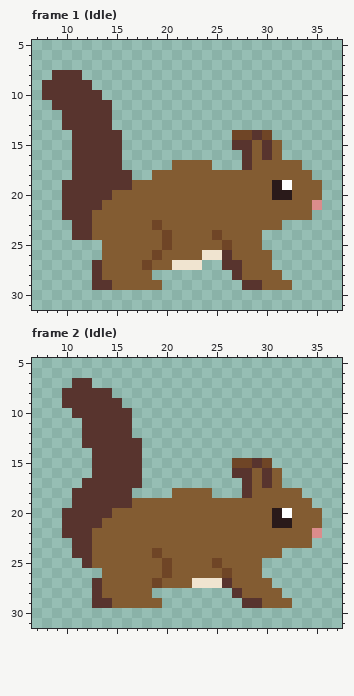
One commit to this pixel-art file: bnp/resources/sprites/squirrel/squirrel.aseprite. That is the earlier state.
48x48 pixels, 14 frames. Shown: frame 1 (Idle): x 7..37, y 5..31; frame 2 (Idle): x 7..37, y 5..31.
After:
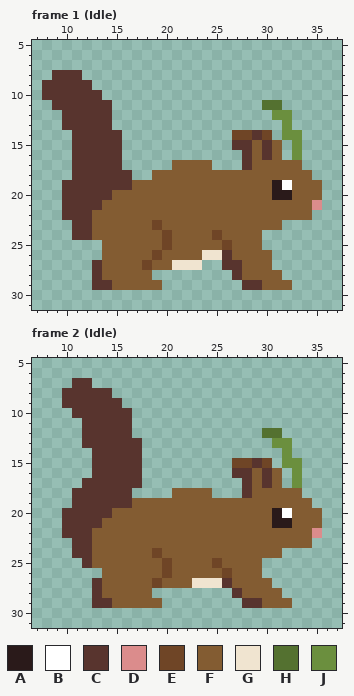
Palette (. is transparent): A #2a1a1a  B #ffffff  C #58342e  D #db8c8c  E #6f4526  F #835c32  G #f0e4d0  H #547130  J #6b8f3e
The edit:
layer "Straw" added
Frame 1 (Idle), layer "Straw":
y 11: x 30..31 .. -> HH
y 12: x 31..32 .. -> JJ
y 13: x 32 . -> J
y 14: x 32..33 .. -> JJ
y 15..16: x 33 . -> J
Frame 2 (Idle), layer "Straw":
y 12: x 30..31 .. -> HH
y 13: x 31..32 .. -> JJ
y 14: x 32 . -> J
y 15: x 32..33 .. -> JJ
y 16..17: x 33 . -> J
